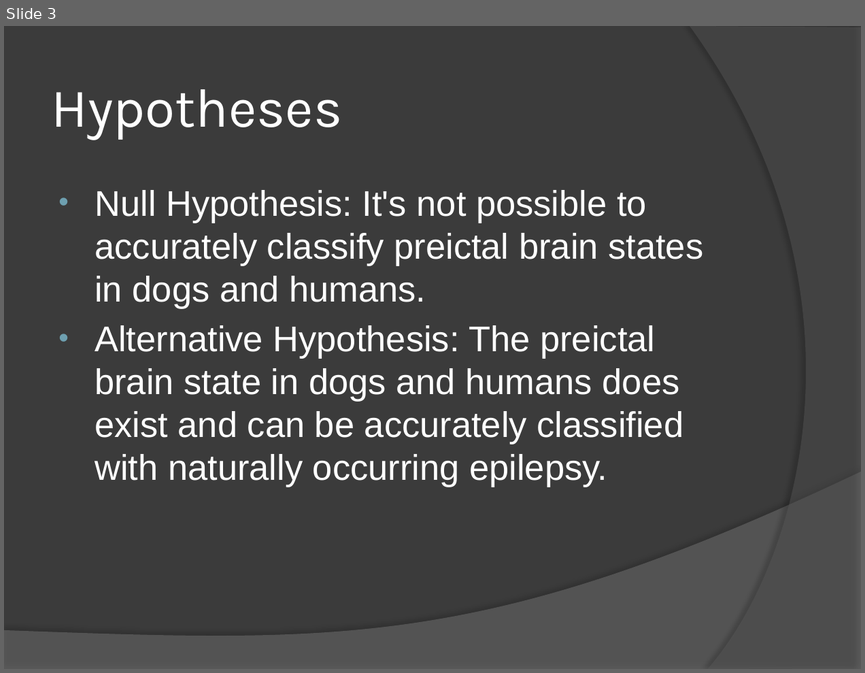
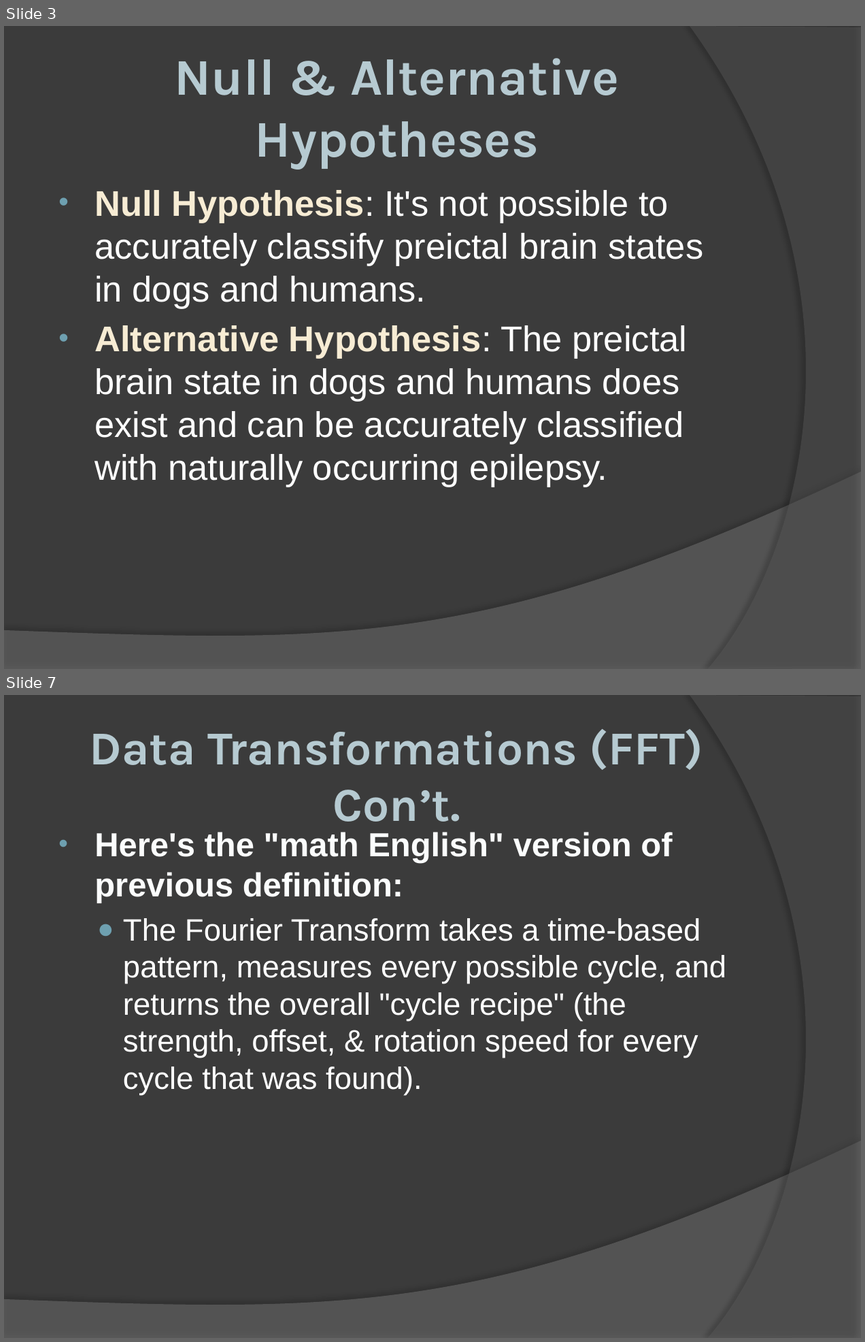
Before and after one commit to edeo/landsat_looker, a slide deck: chad/project/EpilepsyProject.pptx. Shown one above the other, each under a label of ours: slide 3 before the commit, slides 3 and 7 after it; the slides between them are not shown. The pictures are 865x673 and 865x1342 pixels, drawn with LibreOffice and Linux fonts; fonts in the diff are those of the drawing. Boxes give left, top, right and bottom in pixels: in the first picture for what was removed or moved away, otherwise in the second. Text is boxed around its words. In the diff, an @@ line names an element or a change of style, - is before the commit and + after.

```diff
--- a/chad/project/EpilepsyProject.pptx
+++ b/chad/project/EpilepsyProject.pptx
@@ slide 7 added at bbox=[4, 695, 861, 1338], background #3B3B3B; not listed: 2 template elements that a slide beside it also shows @@
@@ title added at bbox=[90, 729, 704, 821], 39.6 pt, text gradient #89DEFF to #517682, bold @@
+Data Transformations (FFT) Con’t.
@@ text added at bbox=[94, 832, 726, 1095], 26 pt, text #FFFFFF @@
+• Here's the "math English" version of previous definition:
+  ● The Fourier Transform takes a time-based pattern, measures every possible cycle, and returns the overall "cycle recipe" (the strength, offset, & rotation speed for every cycle that was found).
@@ slide 3 changed as well @@
@@ title at bbox=[175, 58, 619, 169]: text changed; size 46 to 43.2 pt; text colour #FFFFFF to gradient #89DEFF to #517682; bold on @@
-Hypotheses
+Null & Alternative Hypotheses
@@ text "Null Hypothesis: It's not possible ..." at bbox=[94, 190, 703, 487]: text colour #FFFFFF to gradient #FCF9F2 to #F7EDD4 to #F0D37C, letter outline none to #C7AA00 1.93 pt, bold on in "Null Hypothesis:", "Alternative Hypothesis:" @@
```
Also in this commit, not shown: 9 other slides changed, 6 other slides added, 3 slides removed, 1 other file.
